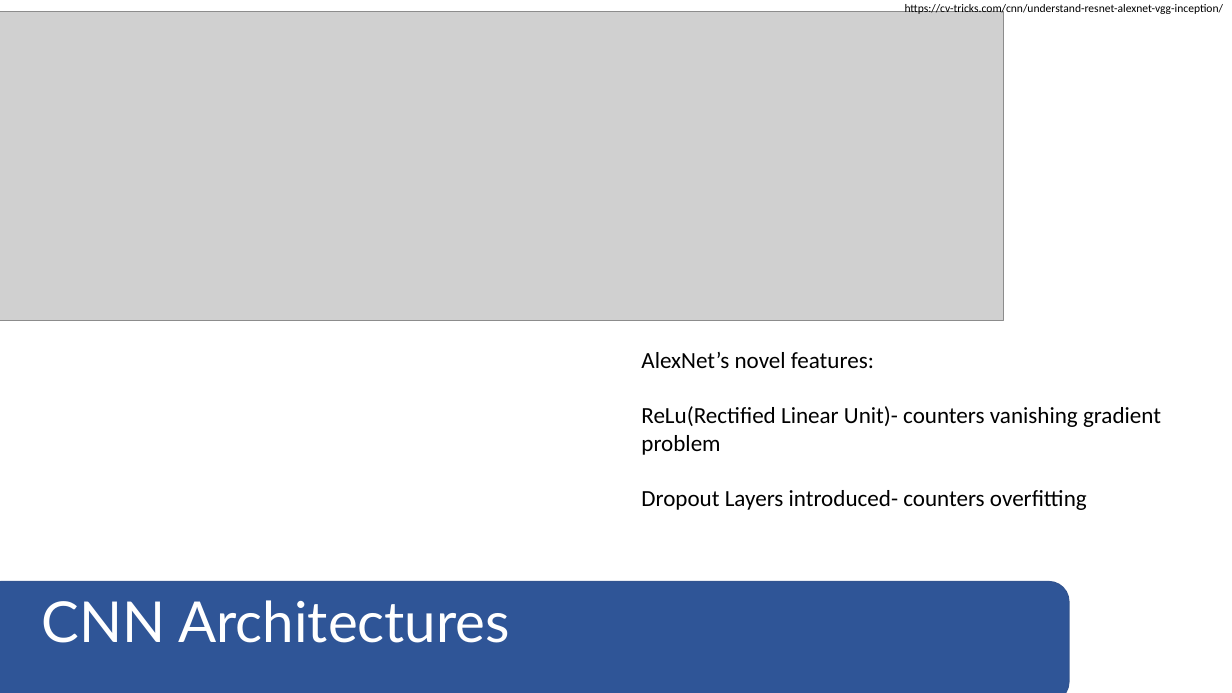
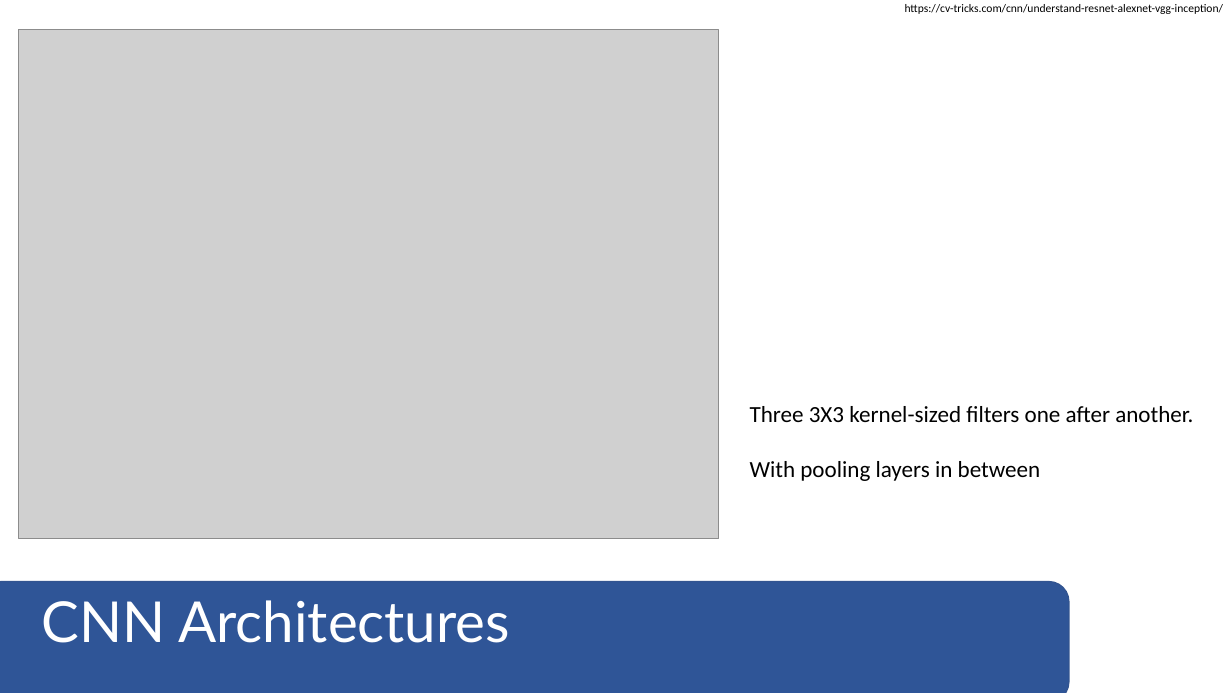
Before and after one commit to bchee1/GA-DSI, a slide deck: slide 6 of carvana-image-masking-challenge/Slides.pptx (slide 5 before the commit). Drawn at 1232x693 pixels with LibreOffice and Linux fonts; fonts in the diff are those of the drawing; grey boxes stand for pictures. Boxes give left, top, right and bottom in pixels: in the first picture for what was removed or moved away, otherwise in the second. Text is boxed around its words. In the diff, an @@ line names an element or a change of style, - is before the commit and + after.

Commit message:
Update slides

```diff
--- a/carvana-image-masking-challenge/Slides.pptx
+++ b/carvana-image-masking-challenge/Slides.pptx
@@ picture removed at [0, 12, 1004, 321] @@
@@ picture added at [18, 30, 718, 539] @@
@@ text removed at [641, 352, 1161, 510] @@
-AlexNet’s novel features:
-ReLu(Rectified Linear Unit)- counters vanishing gradient problem
-Dropout Layers introduced- counters overfitting
@@ text added at [750, 406, 1193, 481], 18 pt, text #000000 @@
+Three 3X3 kernel-sized filters one after another.
+With pooling layers in between
```
Also in this commit, not shown: 1 other slide changed, 10 slides added, 11 slides removed, 2 other files.
